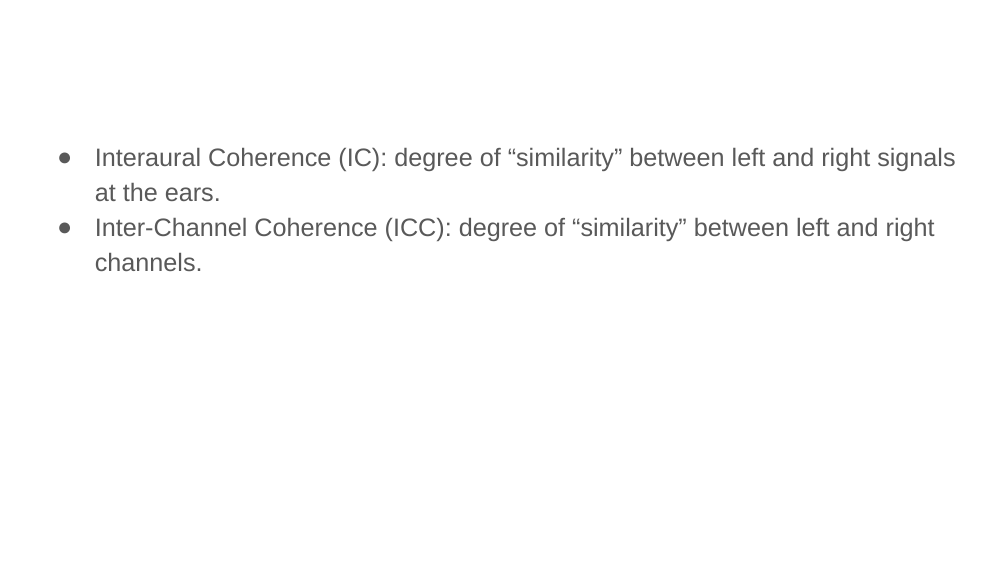
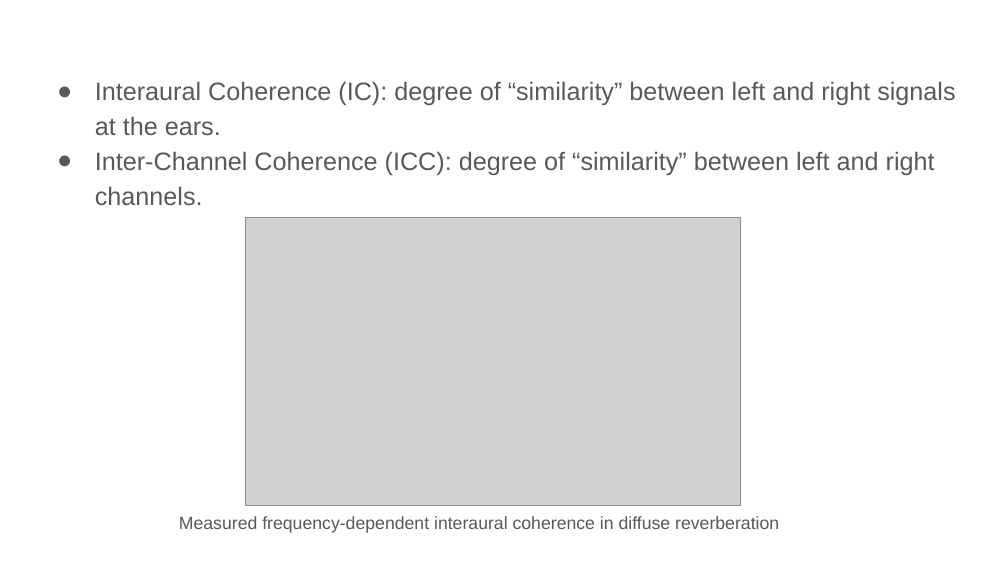
Before and after one commit to xserra/audio-coding-materials, a slide deck: slide 17 of lectures/4. Psychoacoustic principles.pptx (slide 15 before the commit). Drawn at 1008x567 pixels with LibreOffice and Linux fonts; fonts in the diff are those of the drawing; grey boxes stand for pictures. Boxes give left, top, right and bottom in pixels: in the first picture for what was removed or moved away, otherwise in the second. Text is boxed around its words. In the diff, an @@ line names an element or a change of style, - is before the commit and + after.

```diff
--- a/lectures/4. Psychoacoustic principles.pptx
+++ b/lectures/4. Psychoacoustic principles.pptx
@@ text "Interaural Coherence (IC): degree of ...": place and size @@
-text "Interaural Coherence (IC): degree of ..." at [95,147,955,271]
+text "Interaural Coherence (IC): degree of ..." at [95,81,955,205]
@@ picture added at [245,218,740,506] @@
@@ text added at [179,516,779,533], 12.6 pt, text #595959 @@
+Measured frequency-dependent interaural coherence in diffuse reverberation
```
Also in this commit, not shown: 5 other slides changed, 3 slides added.
